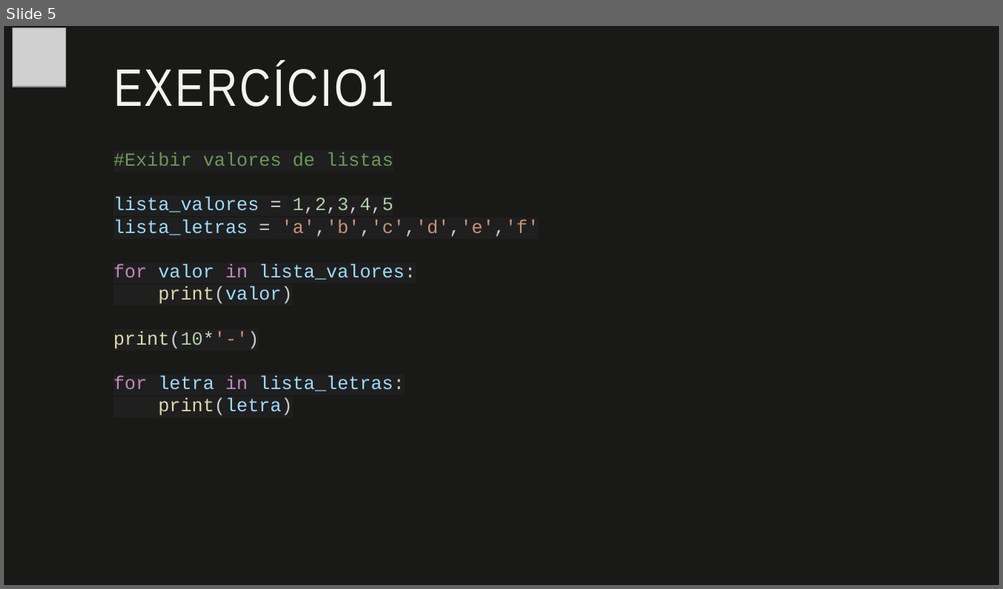
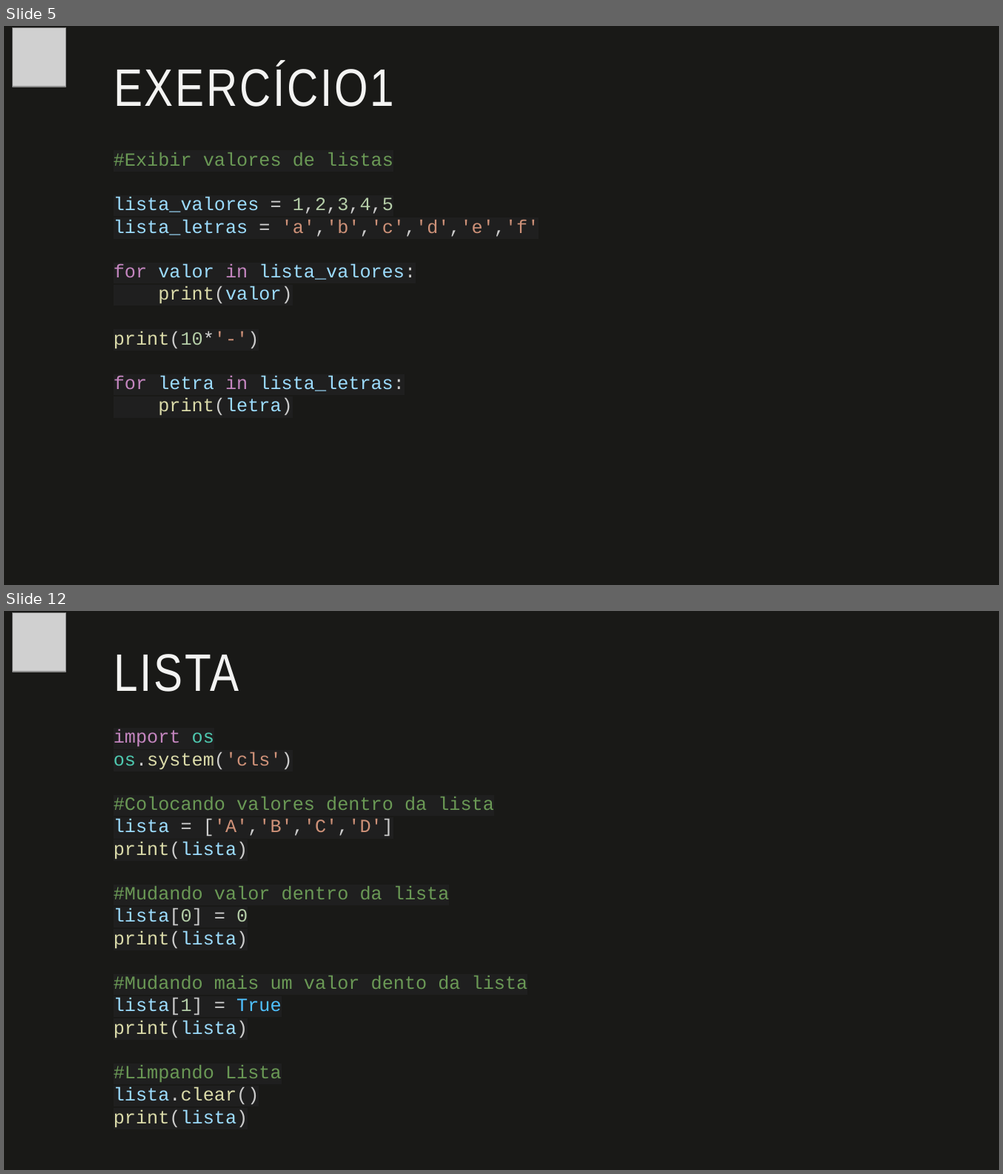
Before and after one commit to fabio-sudo/PythonCurso, a slide deck: Python_Dev/Material Python/8 - Estrutura de Repetição - For.pptx. Shown one above the other, each under a label of ours: slide 5 before the commit, slides 5 and 12 after it; the slides between them are not shown. The pictures are 1003x589 and 1003x1174 pixels, drawn with LibreOffice and Linux fonts; fonts in the diff are those of the drawing; grey boxes stand for pictures. Boxes give left, top, right and bottom in pixels: in the first picture for what was removed or moved away, otherwise in the second. Text is boxed around its words. In the diff, an @@ line names an element or a change of style, - is before the commit and + after.

```diff
--- a/Python_Dev/Material Python/8 - Estrutura de Repetição - For.pptx
+++ b/Python_Dev/Material Python/8 - Estrutura de Repetição - For.pptx
@@ slide 12 added at [4, 611, 999, 1170], background #191917 @@
@@ picture added at [12, 612, 66, 672] @@
@@ title added at [114, 654, 239, 692], 51 pt, text #F3F3F2 @@
+LISTA
@@ text added at [114, 729, 528, 1128], 18 pt, text #6A9955 @@
+import os
+os.system('cls')
+#Colocando valores dentro da lista
+lista = ['A','B','C','D']
+print(lista)
+#Mudando valor dentro da lista
+lista[0] = 0
+print(lista)
+#Mudando mais um valor dento da lista
+lista[1] = True
+print(lista)
+#Limpando Lista
+lista.clear()
+print(lista)
```
Also in this commit, not shown: 14 other slides added, 9 other files.
